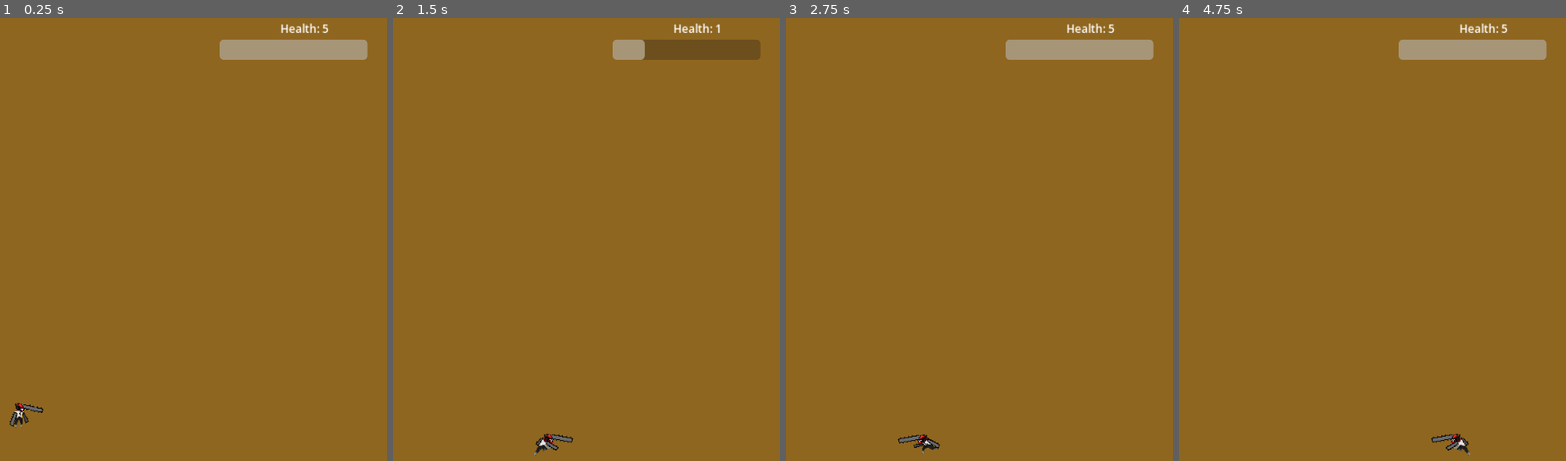
Above: before the commit, frames 1-4 (left to right).
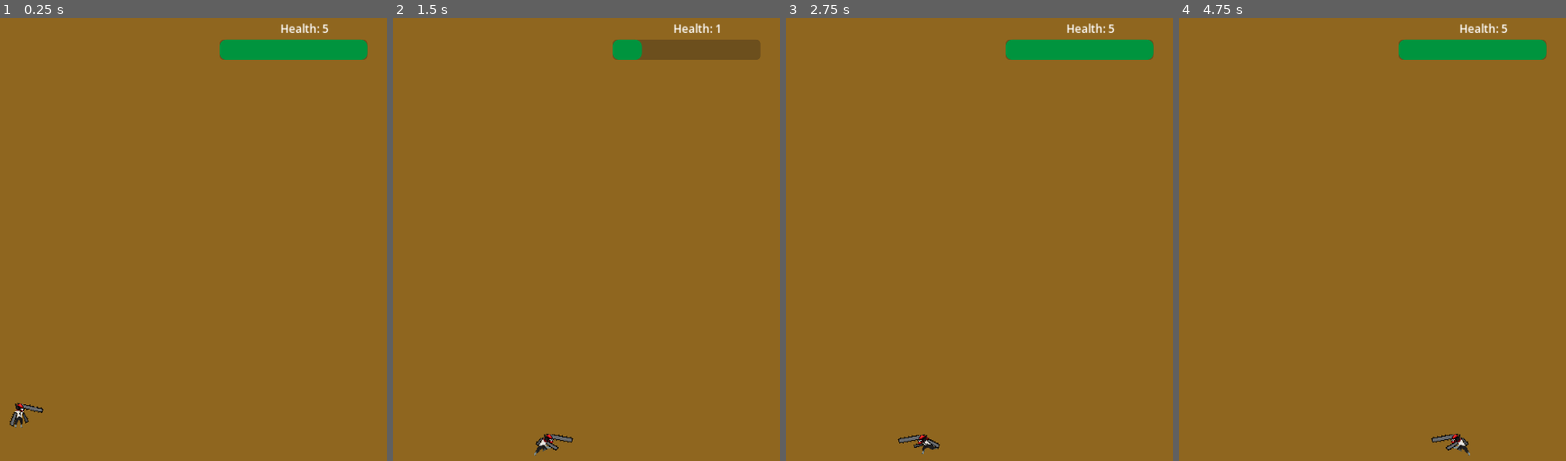
Above: after the commit, the same moments.

Repository: Josiassejod1/ChainSawMan
Game: Godot game, scene res://scenes/Main.tscn
The game is run twice, just before and just after one commit, with the same random seed, the same clock (stepped at 60 frames per second) and the same inputs.
Inputs:
- Up to frame 1 (0.25 s): no input
- Up to frame 2 (1.5 s): tap Enter (ui_accept) at 0.5, 0.77 s; hold Space (space) 0.53-1.28 s; hold Right (ui_right) from 0.53 s (still down); tap Space (space) at 1.35 s
- Up to frame 3 (2.75 s): tap Enter (ui_accept) at 1.52 s; release Right (ui_right) at 2.03 s; hold Left (ui_left) from 2.03 s (still down); hold Space (space) from 2.03 s (still down)
- Up to frame 4 (4.75 s): release Left (ui_left) at 2.78 s; release Space (space) at 2.78 s; hold Right (ui_right) 2.78-4.28 s; tap Space (space) at 2.85, 4.35 s; tap Enter (ui_accept) at 3.02, 3.77, 4.52 s; hold Space (space) 3.53-4.28 s; hold Left (ui_left) from 4.28 s (still down)

The runs differ from the first frame. In frame 1, 1.7% of the frame differs, in the area x 56-96%, y 4-10%; in frame 2, 0.4%; in frame 3, 1.7%; in frame 4, 1.7%.

Commit message:
add theme to health bar

Diff:
--- /dev/null
+++ b/health_bar.tres
@@ -0,0 +1,3 @@
+[gd_resource type="Theme" format=3 uid="uid://ccf1kaxffimdj"]
+
+[resource]
--- a/scenes/Main.tscn
+++ b/scenes/Main.tscn
@@ -1,10 +1,18 @@
-[gd_scene load_steps=4 format=3 uid="uid://cgaxo6mv3dg7b"]
+[gd_scene load_steps=6 format=3 uid="uid://cgaxo6mv3dg7b"]
 
 [ext_resource type="Script" path="res://scenes/main.gd" id="1_aj7i5"]
 [ext_resource type="PackedScene" uid="uid://c0ok2qiubykho" path="res://scenes/player.tscn" id="2_i77ks"]
+[ext_resource type="Theme" uid="uid://ccf1kaxffimdj" path="res://health_bar.tres" id="3_gwd16"]
 
 [sub_resource type="RectangleShape2D" id="RectangleShape2D_o47xe"]
 size = Vector2(1001, 66)
+
+[sub_resource type="StyleBoxFlat" id="StyleBoxFlat_eiq41"]
+bg_color = Color(0, 0.580392, 0.243137, 1)
+corner_radius_top_left = 10
+corner_radius_top_right = 10
+corner_radius_bottom_right = 10
+corner_radius_bottom_left = 10
 
 [node name="Main" type="Node"]
 script = ExtResource("1_aj7i5")
@@ -38,6 +46,8 @@
 offset_top = 31.0
 offset_right = 106.0
 offset_bottom = 60.0
+theme = ExtResource("3_gwd16")
+theme_override_styles/fill = SubResource("StyleBoxFlat_eiq41")
 max_value = 5.0
 step = 1.0
 show_percentage = false
